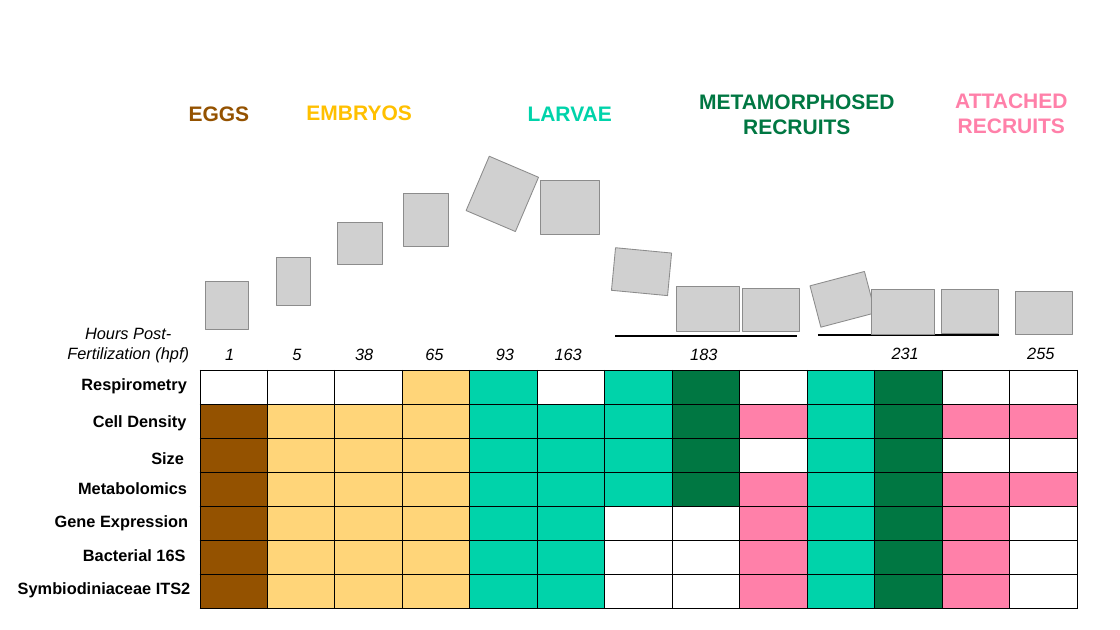
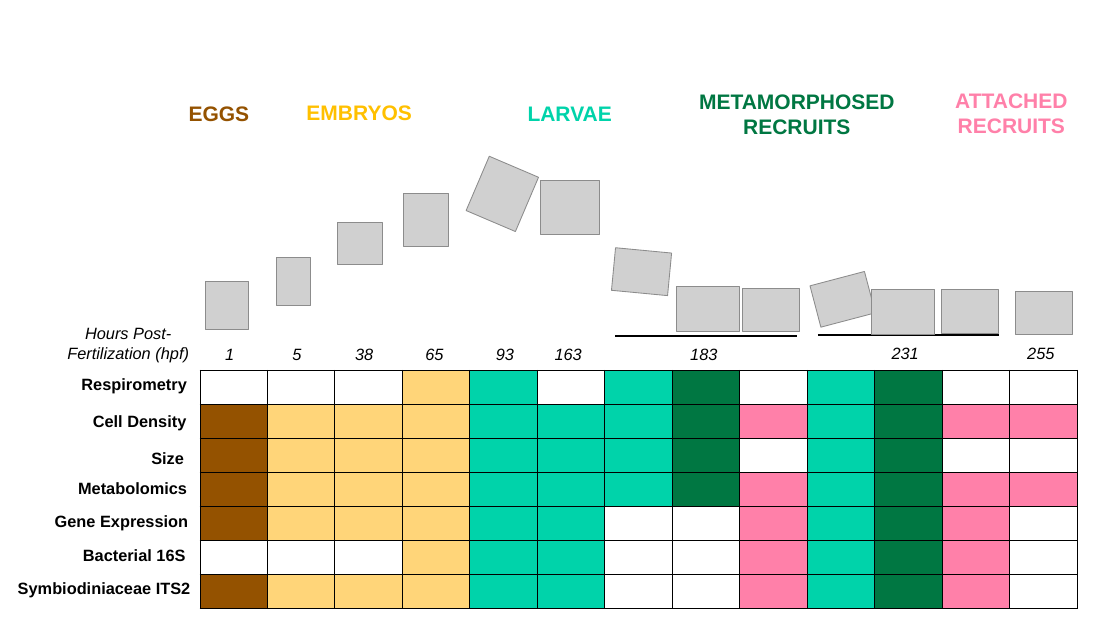
Before and after one commit to AHuffmyer/EarlyLifeHistory_Energetics, a slide deck: slide 1 of Mcap2020/PPT_files/Mcap_2020_figs.pptx. Drawn at 1120x630 pixels with LibreOffice and Linux fonts; fonts in the diff are those of the drawing; grey boxes stand for pictures. Boxes give left, top, right and bottom in pixels: in the first picture for what was removed or moved away, otherwise in the second. Text is boxed around its words. In the diff, an @@ line names an element or a change of style, - is before the commit and + after.

```diff
--- a/Mcap2020/PPT_files/Mcap_2020_figs.pptx
+++ b/Mcap2020/PPT_files/Mcap_2020_figs.pptx
@@ table at (200,371,1074,606) @@
@@ fill #945200 to #FFFFFF in row 6, column 1 @@
@@ fill #FFD579 to #FFFFFF in 2 cells @@
```
Also in this commit, not shown: 1 other file.
